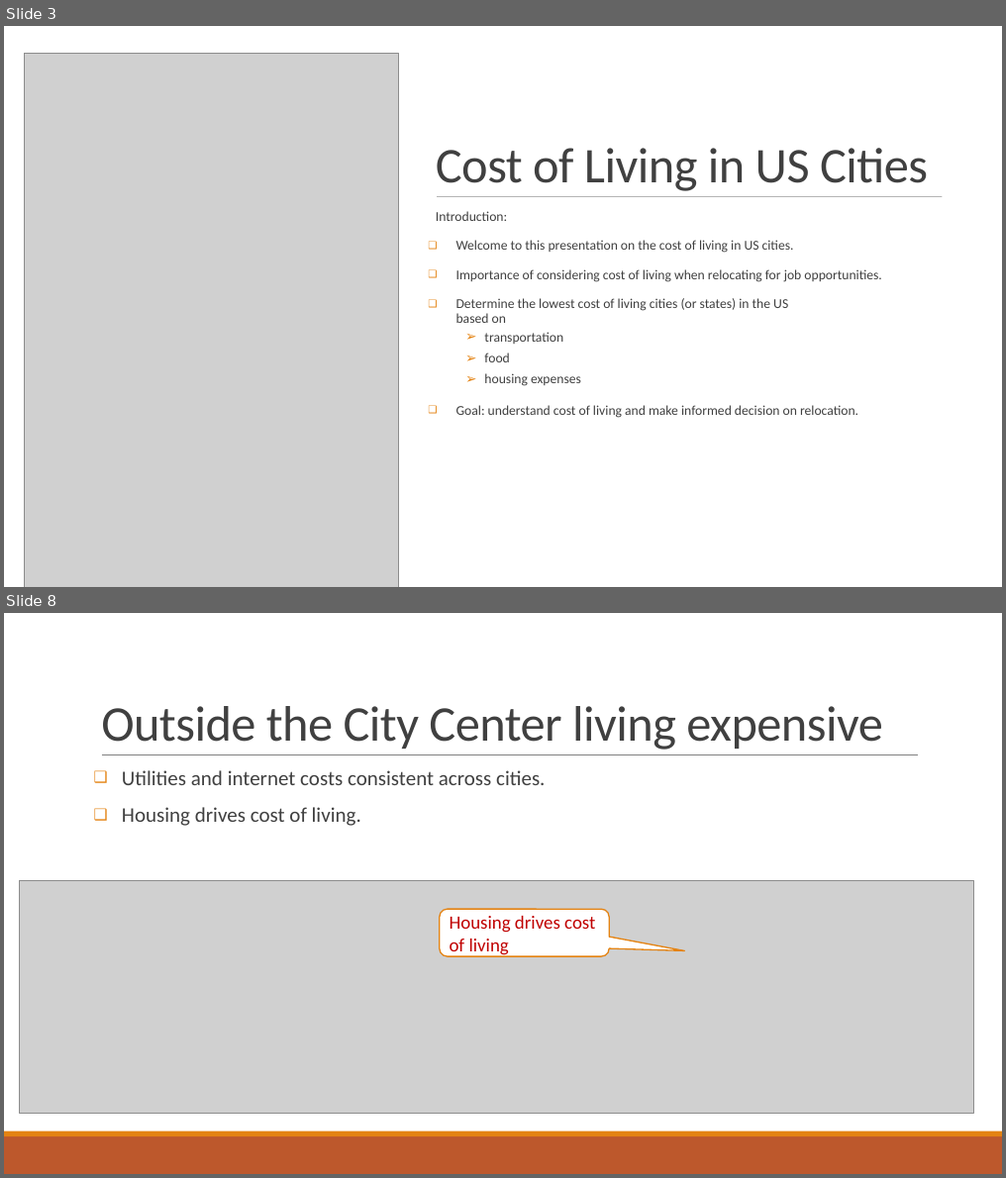
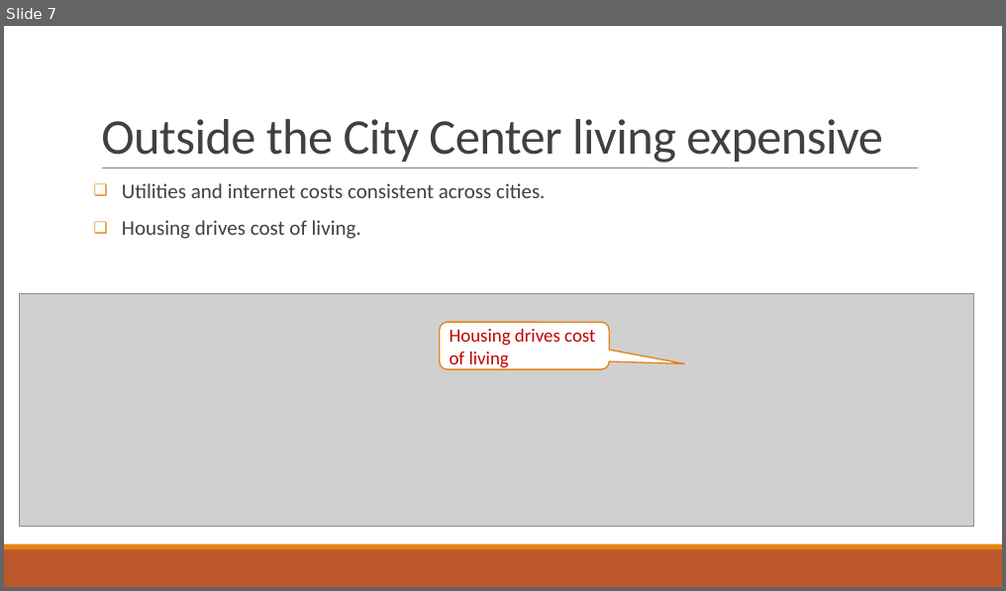
Before and after one commit to TsebaotK/Cost-of-Living, a slide deck: Project1-Presentation.pptx. Shown one above the other, each under a label of ours: slides 3 and 8 before the commit, slide 7 after it; the slides between them are not shown. The pictures are 1006x1178 and 1006x591 pixels, drawn with LibreOffice and Linux fonts; fonts in the diff are those of the drawing; grey boxes stand for pictures. Boxes give left, top, right and bottom in pixels: in the first picture for what was removed or moved away, otherwise in the second. Text is boxed around its words. In the diff, an @@ line names an element or a change of style, - is before the commit and + after.

```diff
--- a/Project1-Presentation.pptx
+++ b/Project1-Presentation.pptx
@@ slide 3 removed at (x1=4, y1=26, x2=1002, y2=587), background #FFFFFF; not listed: 2 template elements that a slide beside it also shows @@
@@ rectangle removed at (x1=4, y1=26, x2=1002, y2=587) @@
@@ rectangle removed at (x1=4, y1=26, x2=1002, y2=545) @@
@@ picture removed at (x1=24, y1=53, x2=399, y2=587) @@
@@ title removed at (x1=436, y1=148, x2=928, y2=191) @@
-Cost of Living in US Cities
@@ line removed from (437, 196) to (943, 196) @@
@@ text removed at (x1=436, y1=211, x2=882, y2=418) @@
-  Introduction:
-❑ Welcome to this presentation on the cost of living in US cities.
-❑ Importance of considering cost of living when relocating for job opportunities.
-❑ Determine the lowest cost of living cities (or states) in the US
-  based on
-    ➢ transportation
-    ➢ food
-    ➢ housing expenses
-❑ Goal: understand cost of living and make informed decision on relocation.
@@ what was slide 8 is now slide 7 @@
```
Also in this commit, not shown: 6 slides changed, 2 slides added, 2 other slides removed.
